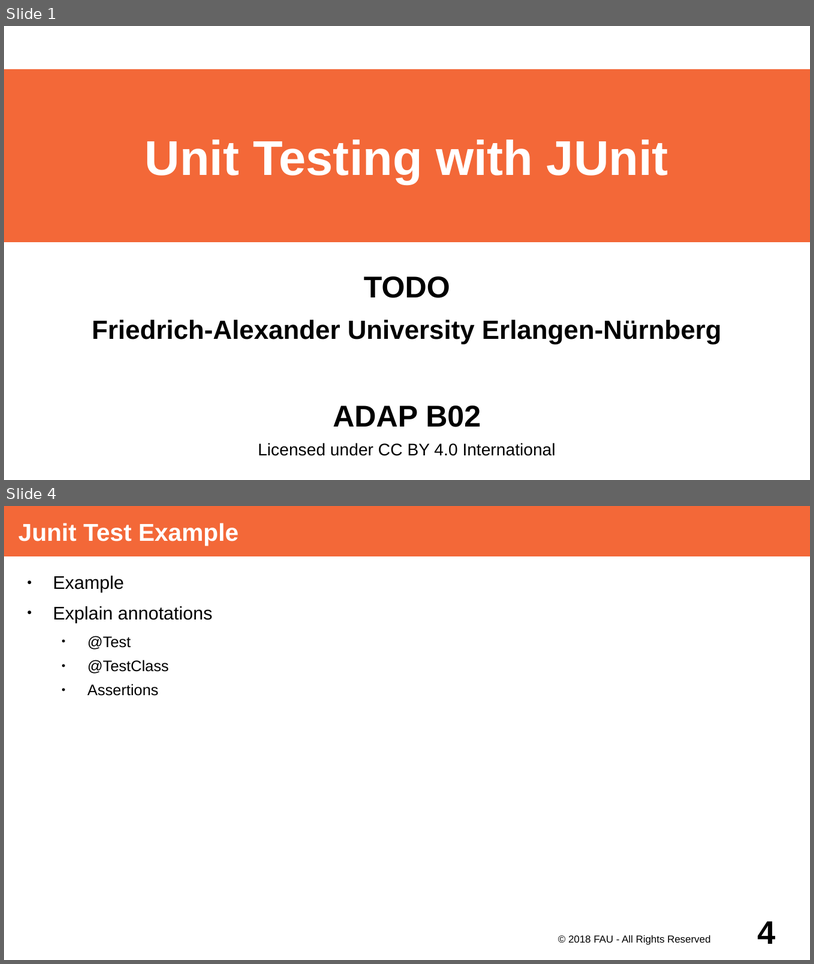
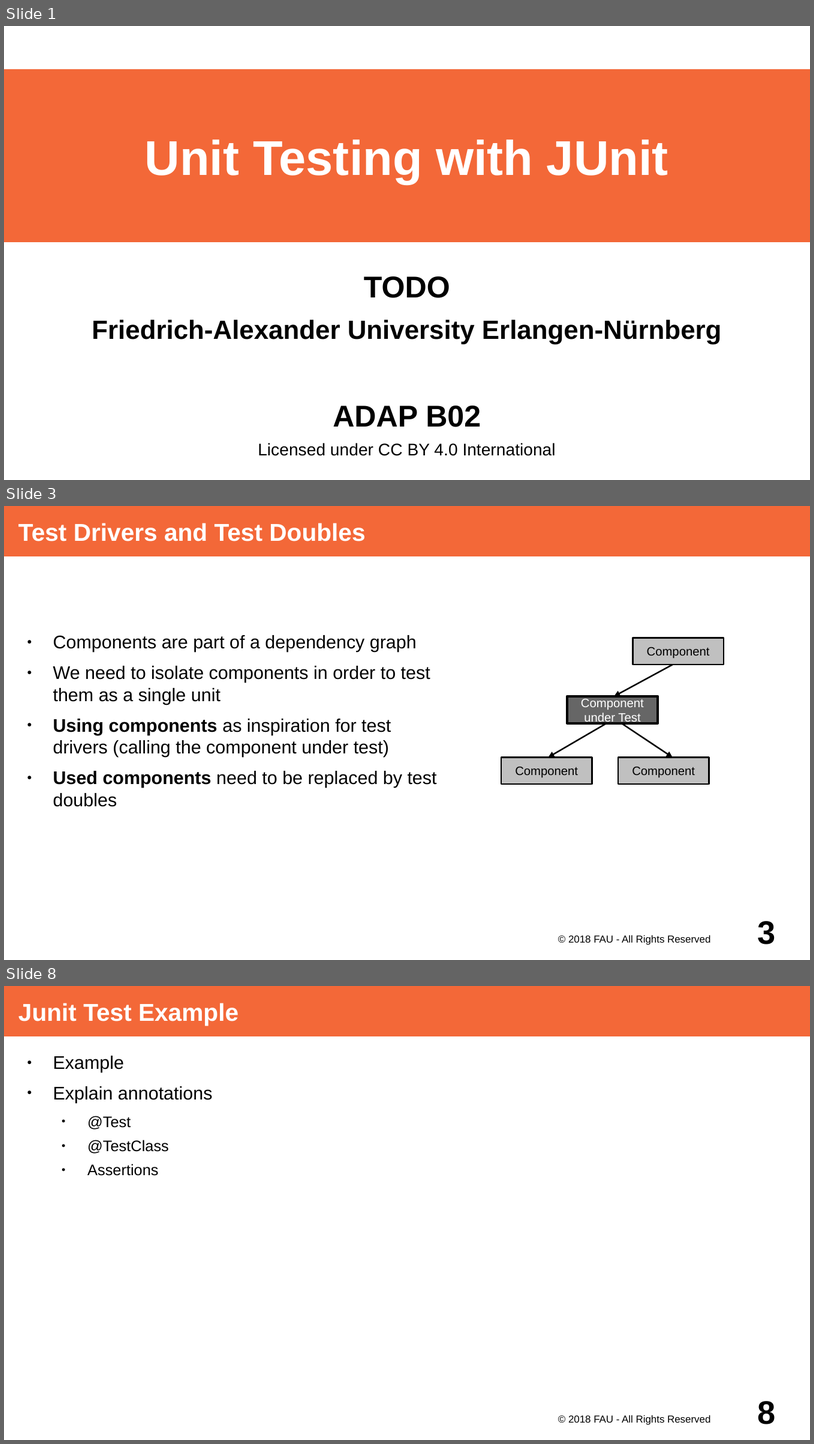
Before and after one commit to dirkriehle/adap-course, a slide deck: Lecture Slides/ADAP B02- Unit Testing with JUnit.odp. Shown one above the other, each under a label of ours: slides 1 and 4 before the commit, slides 1, 3 and 8 after it; the slides between them are not shown. The pictures are 814x964 and 814x1444 pixels, drawn with LibreOffice and Linux fonts; fonts in the diff are those of the drawing. Boxes give left, top, right and bottom in pixels: in the first picture for what was removed or moved away, otherwise in the second. Text is boxed around its words. In the diff, an @@ line names an element or a change of style, - is before the commit and + after.

```diff
--- a/Lecture Slides/ADAP B02- Unit Testing with JUnit.odp
+++ b/Lecture Slides/ADAP B02- Unit Testing with JUnit.odp
@@ slide 3 added at [4,506,810,960], background #FFFFFF @@
@@ title added at [4,506,810,556], fill #F36838, 24 pt, text #FFFFFF, bold @@
+Test Drivers and Test Doubles
@@ text added at [53,635,437,807], 18 pt, text #000000 @@
+● Components are part of a dependency graph
+● We need to isolate components in order to test them as a single unit
+● Using components as inspiration for test drivers (calling the component under test)
+● Used components need to be replaced by test doubles
@@ rectangle added at [633,638,724,665], fill #C0C0C0, outline #000000 1.45 pt, 12 pt, text #000000 @@
+Component
@@ arrow added from (673, 665) to (614, 696), #000000 1.45 pt @@
@@ rectangle added at [567,696,658,723], fill #666666, outline #000000 2.3 pt, 12 pt, text #FFFFFF @@
+Component
+under Test
@@ arrow added from (607, 723) to (548, 757), #000000 1.45 pt @@
@@ arrow added from (621, 723) to (673, 757), #000000 1.45 pt @@
@@ rectangle added at [501,757,593,784], fill #C0C0C0, outline #000000 1.45 pt, 12 pt, text #000000 @@
+Component
@@ rectangle added at [618,757,710,784], fill #C0C0C0, outline #000000 1.45 pt, 12 pt, text #000000 @@
+Component
@@ text added at [569,934,711,945], 10 pt, text #000000 @@
+© 2018 FAU - All Rights Reserved
@@ page number added at [758,921,776,944], 32 pt, text #000000, bold @@
+3
@@ what was slide 4 is now slide 8 @@
@@ page number at [758,1401,776,1424]: text changed @@
-4
+8
```
Also in this commit, not shown: 1 slide changed, 4 other slides added, 1 slide removed, 2 other files.
